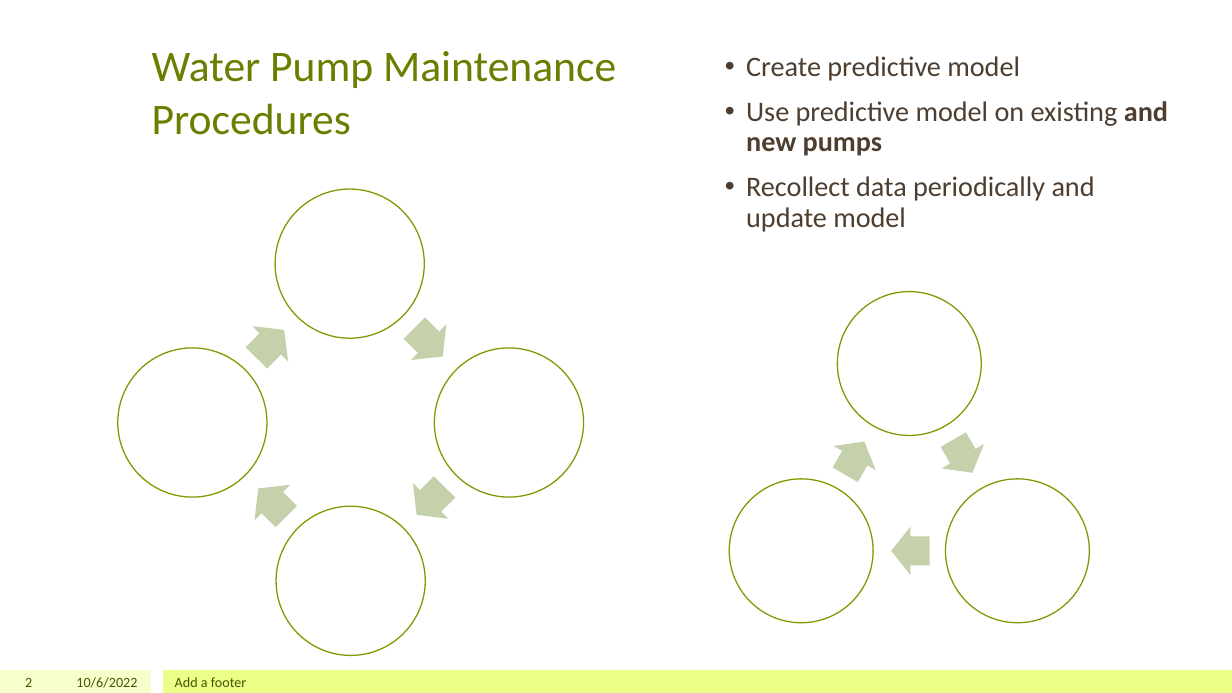
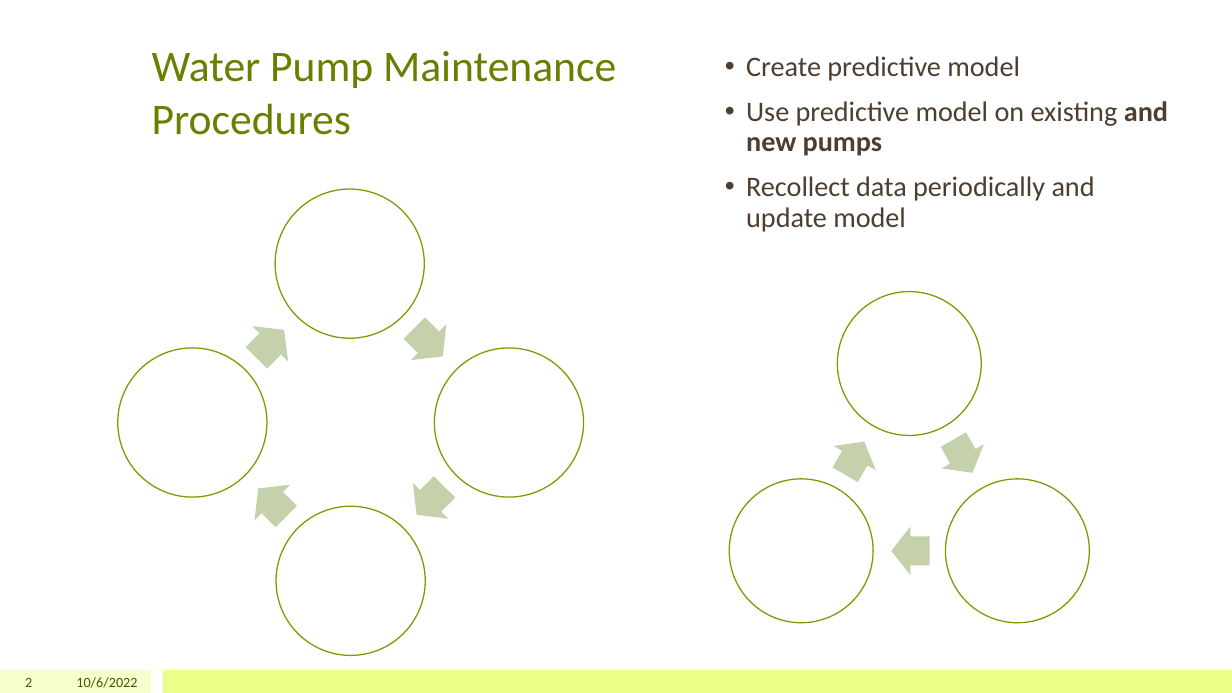
Before and after one commit to jeffreytoller/Project-3, a slide deck: slide 2 of A Data Science Approach to Maintaining Water Sources.pptx. Drawn at 1232x693 pixels with LibreOffice and Linux fonts; fonts in the diff are those of the drawing. Boxes give left, top, right and bottom in pixels: in the first picture for what was removed or moved away, otherwise in the second. Text is boxed around its words. In the diff, an @@ line names an element or a change of style, - is before the commit and + after.

```diff
--- a/A Data Science Approach to Maintaining Water Sources.pptx
+++ b/A Data Science Approach to Maintaining Water Sources.pptx
@@ text removed at <box>175,677,246,687</box> @@
-Add a footer
```
Also in this commit, not shown: 8 other slides changed, 2 slides added, 2 slides removed, 4 other files.
